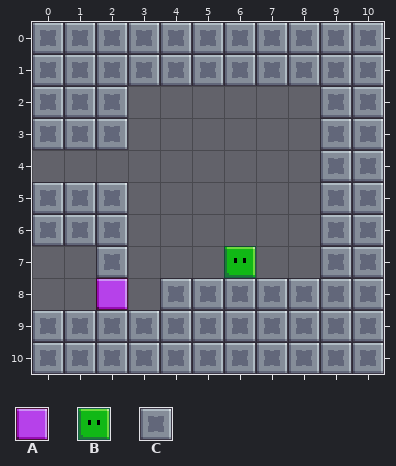
Two versions of a level (Tiled map (JSON), Assets/Level_Editor/TileMap/Room_59.tmj). Above, as it was before the edit.
Cells are 32x32 px. Shown: x 0..10, y 0..10.
Key: from "tileSet": A 11, B 31, C 33.
_ is an empty cell.
Layer "Blocks" before, first column x 0:
 0 CCCCCCCCCCC
 1 CCCCCCCCCCC
 2 CCC______CC
 3 CCC______CC
 4 _________CC
 5 CCC______CC
 6 CCC______CC
 7 __C___B__CC
 8 __A_CCCCCCC
 9 CCCCCCCCCCC
10 CCCCCCCCCCC
Now the later version:
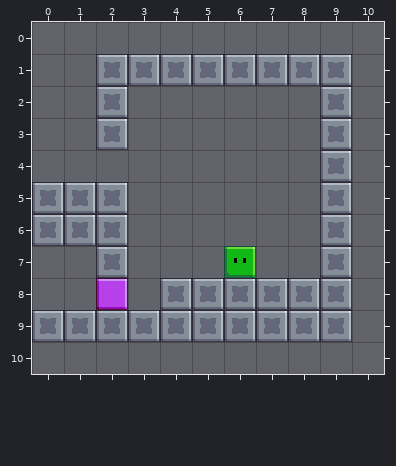
Change:
Layer "Blocks":
y 0: x 0..10 CCCCCCCCCCC -> ___________
y 1..3: x 0..1 CC -> __; x 10 C -> _
y 4..9: x 10 C -> _
y 10: x 0..10 CCCCCCCCCCC -> ___________
Changed places in both pictures, as pixel boxes (x1, y1, x2, y2):
removed: (32, 22, 384, 374)
